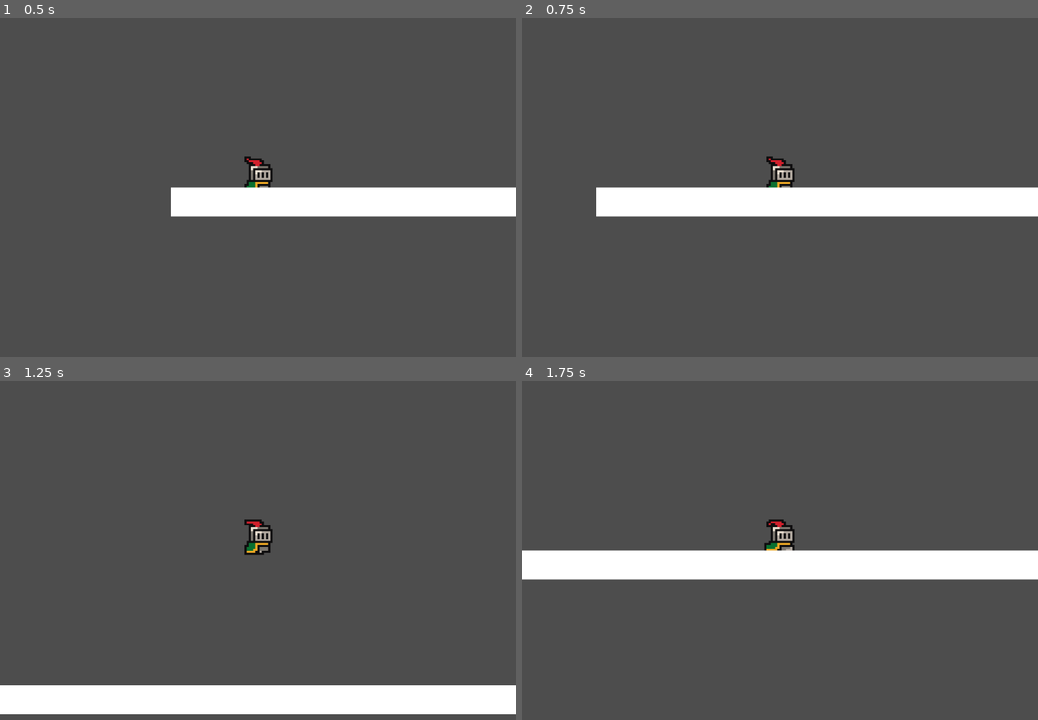
Above: before the commit, frames 1-4 (two rows, left to right).
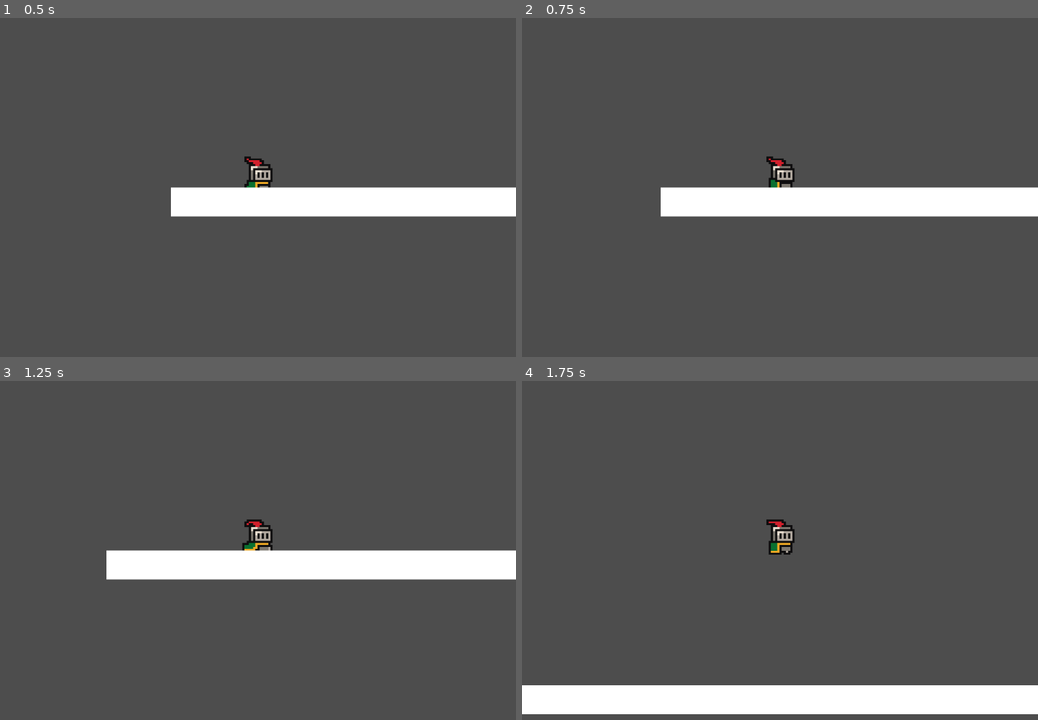
Above: after the commit, the same moments.

Repository: fessiserge/jeu_video
Game: Godot game, scene res://scenes/world.tscn
Same seed, same stepped clock (60 frames per second), same inputs: the game is played once before the commit and once after it.
Inputs:
- Up to frame 1 (0.5 s): no input
- Up to frame 2 (0.75 s): hold Right (right) from 0.53 s (still down); tap J (attack) at 0.6 s
- Up to frame 3 (1.25 s): keep holding Right (right); tap Space (jump) at 0.77, 0.8, 1.07 s
- Up to frame 4 (1.75 s): keep holding Right (right); tap Space (jump) at 1.35, 1.52 s; tap J (attack) at 1.55 s

Frame 1 is identical in both runs. In frame 2, 1.1% of the frame differs, in the area x 14-52%, y 43-59%; in frame 3, 16%; in frame 4, 17%, in the area x 0-100%, y 40-99%.

Commit message:
State Machine : done

Diff:
--- a/tp02_plateforme/scenes/player.tscn
+++ b/tp02_plateforme/scenes/player.tscn
@@ -2,6 +2,12 @@
 
 [ext_resource type="Texture2D" uid="uid://dn2ir0xnhk6k5" path="res://assets/sprites/knight.png" id="1_4flbx"]
 [ext_resource type="Script" uid="uid://bj1d2pskcd3ep" path="res://scripts/player.gd" id="1_onrkg"]
+[ext_resource type="Script" uid="uid://yqlnlopkbrhl" path="res://scripts/states/state_machine.gd" id="3_dqkch"]
+[ext_resource type="Script" uid="uid://dify1hhxwnmce" path="res://scripts/states/idle.gd" id="4_qlg0r"]
+[ext_resource type="Script" uid="uid://cx74w2rwyplcr" path="res://scripts/states/run.gd" id="5_qlg0r"]
+[ext_resource type="Script" uid="uid://b4subx2tr0kbv" path="res://scripts/states/fall.gd" id="6_tuyoq"]
+[ext_resource type="Script" uid="uid://4etmcsxq2rf8" path="res://scripts/states/jump.gd" id="7_fjrip"]
+[ext_resource type="Script" uid="uid://cjnfpo04tv13k" path="res://scripts/states/attack.gd" id="8_smehm"]
 
 [sub_resource type="AtlasTexture" id="AtlasTexture_g2els"]
 atlas = ExtResource("1_4flbx")
@@ -235,3 +241,22 @@
 [node name="CollisionShape2D" type="CollisionShape2D" parent="." unique_id=588069230]
 position = Vector2(-0.5, -4.25)
 shape = SubResource("RectangleShape2D_4flbx")
+
+[node name="StateMachine" type="Node" parent="." unique_id=1059403082 node_paths=PackedStringArray("initial_state")]
+script = ExtResource("3_dqkch")
+initial_state = NodePath("Idle")
+
+[node name="Idle" type="Node" parent="StateMachine" unique_id=1322939776]
+script = ExtResource("4_qlg0r")
+
+[node name="Run" type="Node" parent="StateMachine" unique_id=544311724]
+script = ExtResource("5_qlg0r")
+
+[node name="Fall" type="Node" parent="StateMachine" unique_id=1128480826]
+script = ExtResource("6_tuyoq")
+
+[node name="Jump" type="Node" parent="StateMachine" unique_id=905841505]
+script = ExtResource("7_fjrip")
+
+[node name="Attack" type="Node" parent="StateMachine" unique_id=768356061]
+script = ExtResource("8_smehm")
--- a/tp02_plateforme/scripts/player.gd
+++ b/tp02_plateforme/scripts/player.gd
@@ -1,30 +1,23 @@
 extends CharacterBody2D
-
+class_name Player
 
 const SPEED = 300.0
 const JUMP_VELOCITY = -400.0
 
 @onready var animated_sprite: AnimatedSprite2D = $AnimatedSprite2D
 
-func _physics_process(delta: float) -> void:
+func appliquer_gravite(delta: float) -> void:
 	# Add the gravity.
 	if not is_on_floor():
 		velocity += get_gravity() * delta
 
-	# Handle jump.
-	if Input.is_action_just_pressed("jump") and is_on_floor():
-		velocity.y = JUMP_VELOCITY
+func deplacer_horizontalement() -> void:
 
 	# Get the input direction and handle the movement/deceleration.
 	# As good practice, you should replace UI actions with custom gameplay actions.
 	var direction := Input.get_axis("left", "right")
 	if direction:
 		velocity.x = direction * SPEED
-		animated_sprite.play("run")
+		animated_sprite.flip_h = direction < 0
 	else:
 		velocity.x = move_toward(velocity.x, 0, SPEED)
-		animated_sprite.play("idle")
-
-	animated_sprite.flip_h = direction < 0
-
-	move_and_slide()
--- /dev/null
+++ b/tp02_plateforme/scripts/states/attack.gd
@@ -0,0 +1,11 @@
+extends BaseState
+
+func enter() -> void:
+	player.animated_sprite.play("attack")
+	await player.animated_sprite.animation_finished
+	Transitioned.emit(self, "idle")
+
+func physics_update(delta: float) -> void:
+	player.appliquer_gravite(delta)
+	player.velocity.x = move_toward(player.velocity.x, 0, player.SPEED)
+	player.move_and_slide()
--- /dev/null
+++ b/tp02_plateforme/scripts/states/base_state.gd
@@ -0,0 +1,19 @@
+extends Node
+
+class_name BaseState
+
+signal Transitioned(state,new_state_name)
+
+var player: Player
+
+func enter() -> void:
+	pass
+
+func exit() -> void:
+	pass
+
+func update(delta: float) -> void:
+	pass
+
+func physics_update(delta: float) -> void:
+	pass
--- /dev/null
+++ b/tp02_plateforme/scripts/states/fall.gd
@@ -0,0 +1,12 @@
+extends BaseState
+
+func enter() -> void:
+	player.animated_sprite.play("idle")
+
+func physics_update(delta: float) -> void:
+	player.appliquer_gravite(delta)
+	player.deplacer_horizontalement()
+	player.move_and_slide()
+
+	if player.is_on_floor():
+		Transitioned.emit(self, "idle")
--- /dev/null
+++ b/tp02_plateforme/scripts/states/idle.gd
@@ -0,0 +1,16 @@
+extends BaseState
+func enter() -> void:
+	player.animated_sprite.play("idle")
+
+func physics_update(delta: float) -> void:
+	player.appliquer_gravite(delta)
+	player.velocity.x = move_toward(player.velocity.x, 0, player.SPEED)
+	player.move_and_slide()
+	if Input.is_action_just_pressed("jump") and player.is_on_floor():
+		Transitioned.emit(self, "jump")
+	elif Input.is_action_just_pressed("attack"):
+		Transitioned.emit(self,"attack")
+	elif not player.is_on_floor():
+		Transitioned.emit(self, "fall")
+	elif Input.get_axis("left", "right") != 0:
+		Transitioned.emit(self, "run")
--- /dev/null
+++ b/tp02_plateforme/scripts/states/jump.gd
@@ -0,0 +1,12 @@
+extends BaseState
+
+func enter() -> void:
+	player.velocity.y = player.JUMP_VELOCITY
+	player.animated_sprite.play("idle")
+
+func physics_update(delta: float) -> void:
+	player.appliquer_gravite(delta)
+	player.deplacer_horizontalement()
+	player.move_and_slide()
+	if player.velocity.y >= 0:
+		Transitioned.emit(self, "fall")
--- /dev/null
+++ b/tp02_plateforme/scripts/states/run.gd
@@ -0,0 +1,17 @@
+extends BaseState
+
+func enter() -> void:
+	player.animated_sprite.play("run")
+
+func physics_update(delta: float) -> void:
+	player.appliquer_gravite(delta)
+	player.deplacer_horizontalement()
+	player.move_and_slide()
+	if Input.is_action_just_pressed("jump") and player.is_on_floor():
+		Transitioned.emit(self, "jump")
+	elif Input.is_action_just_pressed("attack"):
+		Transitioned.emit(self,"attack")
+	elif not player.is_on_floor():
+		Transitioned.emit(self, "fall")
+	elif Input.get_axis("left", "right") == 0:
+		Transitioned.emit(self, "idle")
--- /dev/null
+++ b/tp02_plateforme/scripts/states/state_machine.gd
@@ -0,0 +1,38 @@
+extends Node
+
+class_name StateMachine
+
+@export var initial_state: BaseState
+var current_state: BaseState
+var states: Dictionary = {}
+
+func _ready() -> void:
+	for child in get_children():
+		if child is BaseState:
+			states[child.name.to_lower()] = child
+			child.player = owner as Player
+			child.Transitioned.connect(on_child_transition)
+	await owner.ready
+	if initial_state:
+		initial_state.enter()
+		current_state = initial_state
+
+func _process(delta: float) -> void:
+	if current_state:
+		current_state.update(delta)
+
+func _physics_process(delta: float) -> void:
+	if current_state:
+		current_state.physics_update(delta)
+
+func on_child_transition(state, new_state_name):
+	if state != current_state:
+		return
+
+	var new_state = states.get(new_state_name.to_lower())
+	if not new_state:
+		return
+	#print(current_state.name, " -> ", new_state.name)
+	current_state.exit()
+	new_state.enter()
+	current_state = new_state
Not shown, added: tp02_plateforme/scripts/states/attack.gd.uid
Not shown, added: tp02_plateforme/scripts/states/base_state.gd.uid
Not shown, added: tp02_plateforme/scripts/states/fall.gd.uid
Not shown, added: tp02_plateforme/scripts/states/idle.gd.uid
Not shown, added: tp02_plateforme/scripts/states/jump.gd.uid
Not shown, added: tp02_plateforme/scripts/states/run.gd.uid
Not shown, added: tp02_plateforme/scripts/states/state_machine.gd.uid
